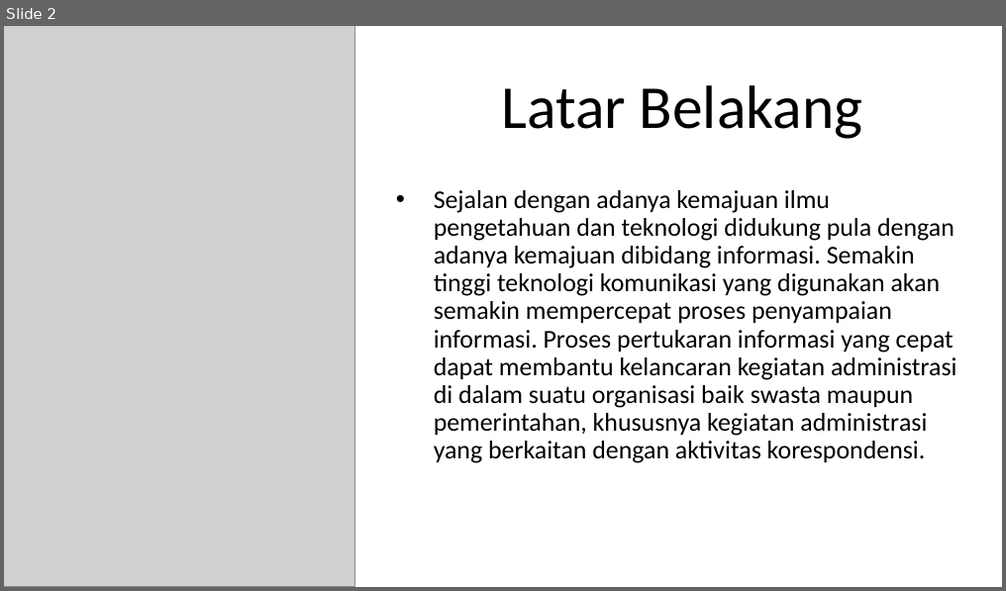
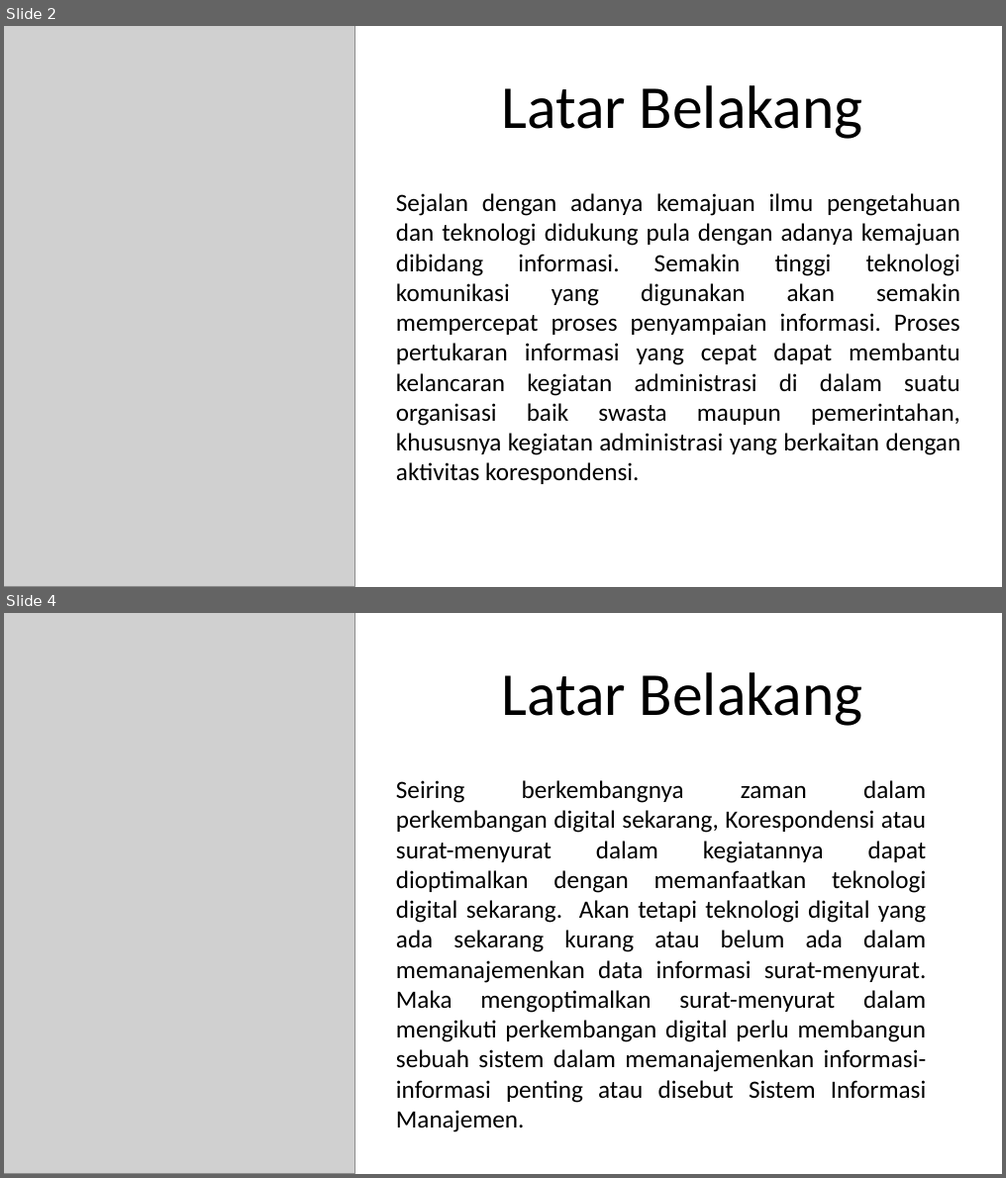
Before and after one commit to Rusadi-0/KULIAH, a slide deck: sip/sidang.pptx. Shown one above the other, each under a label of ours: slide 2 before the commit, slides 2 and 4 after it; the slides between them are not shown. The pictures are 1006x591 and 1006x1178 pixels, drawn with LibreOffice and Linux fonts; fonts in the diff are those of the drawing; grey boxes stand for pictures. Boxes give left, top, right and bottom in pixels: in the first picture for what was removed or moved away, otherwise in the second. Text is boxed around its words. In the diff, an @@ line names an element or a change of style, - is before the commit and + after.

```diff
--- a/sip/sidang.pptx
+++ b/sip/sidang.pptx
@@ slide 4 added at bbox=[4, 613, 1002, 1174], background #FFFFFF @@
@@ picture added at bbox=[4, 613, 355, 1173] @@
@@ text added at bbox=[501, 672, 862, 726], 44 pt, text #000000 @@
+Latar Belakang
@@ text added at bbox=[396, 780, 927, 1133], 18 pt, text #000000 @@
+Seiring berkembangnya zaman dalam perkembangan digital sekarang, Korespondensi atau surat-menyurat dalam kegiatannya dapat dioptimalkan dengan memanfaatkan teknologi digital sekarang. Akan tetapi teknologi digital yang ada sekarang kurang atau belum ada dalam memanajemenkan data informasi surat-menyurat. Maka mengoptimalkan surat-menyurat dalam mengikuti perkembangan digital perlu membangun sebuah sistem dalam memanajemenkan informasi-informasi penting atau disebut Sistem Informasi Manajemen.
@@ slide 2 changed as well @@
@@ text "Sejalan dengan adanya kemajuan ilmu ..." at bbox=[396, 193, 961, 484]: size 18.5 to 18 pt; alignment left to justified; bullet • to none; line spacing 0.9 to 1 @@
```
Also in this commit, not shown: 3 other slides changed, 23 other slides added, 1 slide removed, 7 other files.
